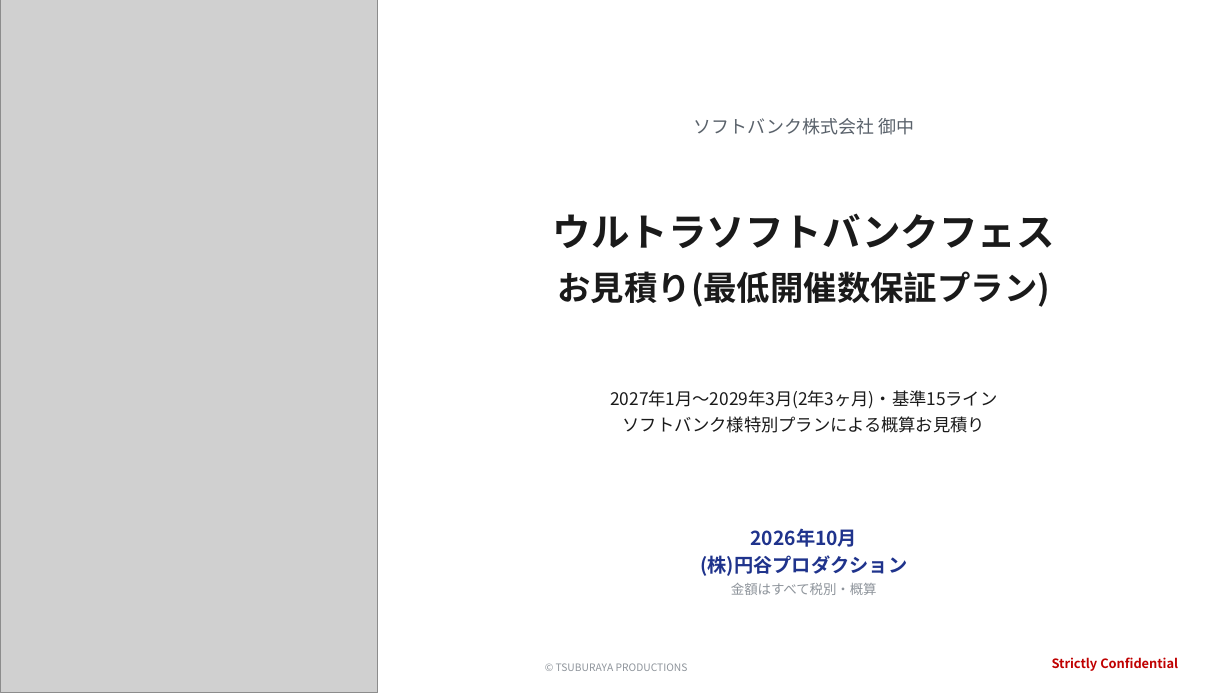
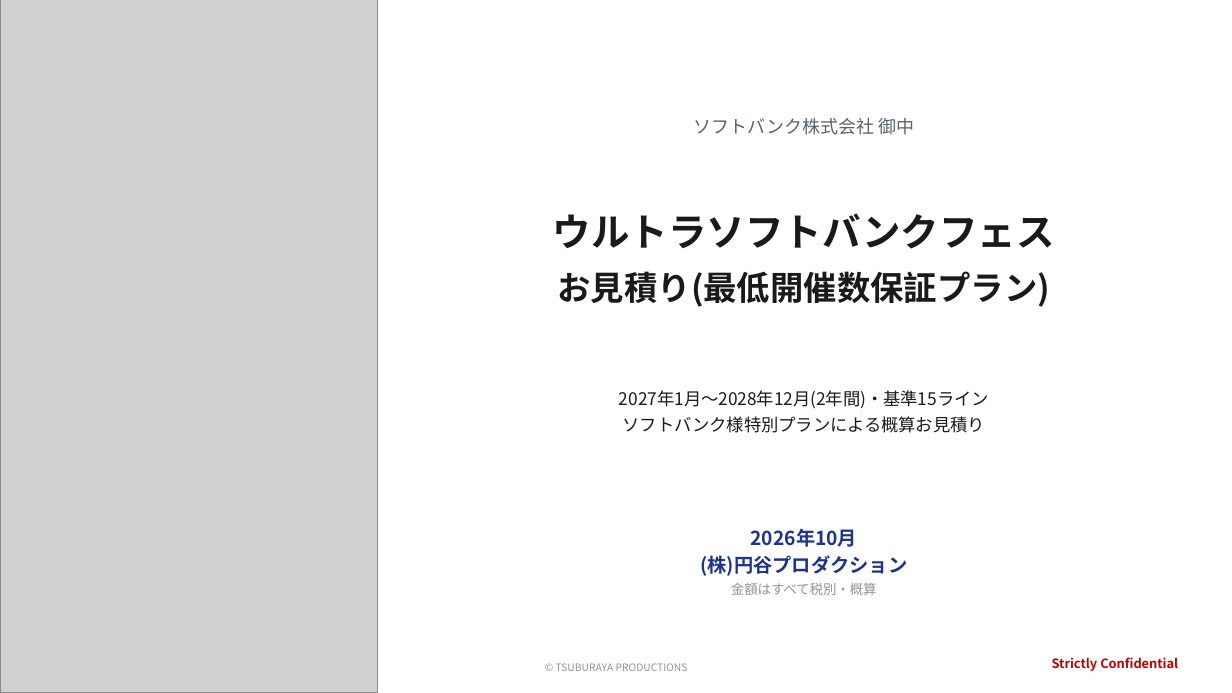
Before and after one commit to hayatoshintani-spe/kessho-lens, a slide deck: slide 1 of docs/proposals/softbank-ultraman-caravan/SB様提示用_お見積り_最低保証プラン.pptx. Drawn at 1232x693 pixels with LibreOffice and Linux fonts; fonts in the diff are those of the drawing; grey boxes stand for pictures. Boxes give left, top, right and bottom in pixels: in the first picture for what was removed or moved away, otherwise in the second. Text is boxed around its words. In the diff, an @@ line names an element or a change of style, - is before the commit and + after.

```diff
--- a/docs/proposals/softbank-ultraman-caravan/SB様提示用_お見積り_最低保証プラン.pptx
+++ b/docs/proposals/softbank-ultraman-caravan/SB様提示用_お見積り_最低保証プラン.pptx
@@ text at (619, 390, 989, 409): text changed @@
-2027年1月〜2029年3月(2年3ヶ月)・基準15ライン
+2027年1月〜2028年12月(2年間)・基準15ライン
```
Also in this commit, not shown: 4 other slides changed, 19 other files.
